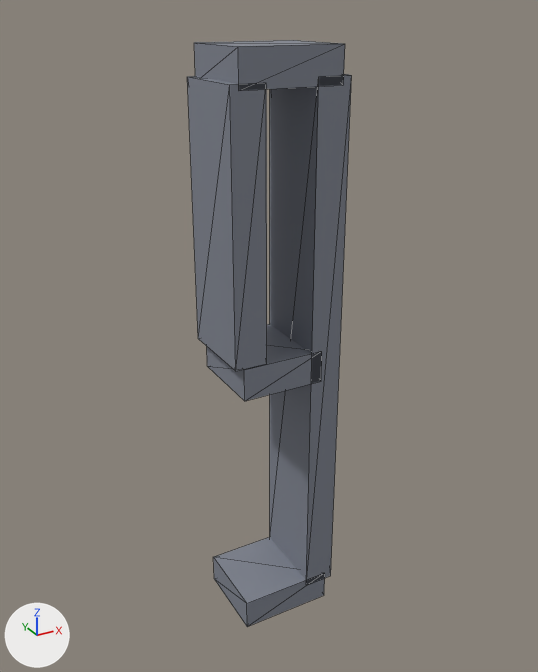
What one commit did to the glTF model app/src/main/assets/models/digit_9.glb.
Both versions are drawn from a 50 mm lens placed at (-3.06, -5.41, 2.63), pointed at (-0.05, 0.05, -0.11). The lights are fixed; the arrows at lower left show +X, +Y and +Z. The first picture is the older version. Mesh edges are drawn as thin lines. Where no turn or scale is listed for an object, it has been applied to the vertices.

Objects in the first picture: 'geometry_0'.
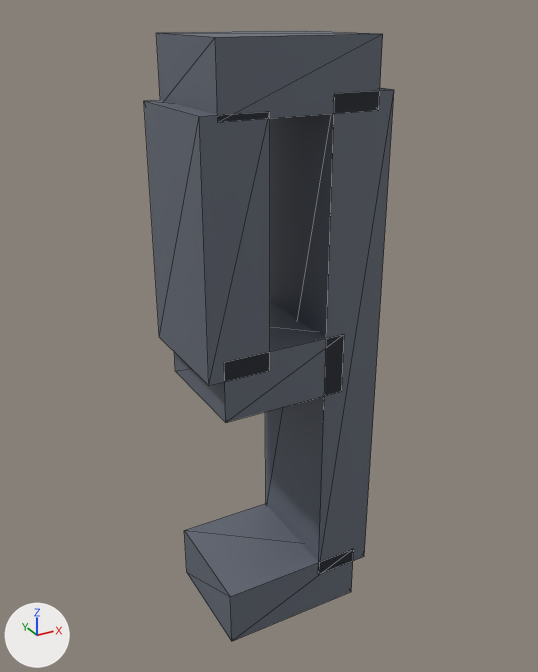
Where the change shows, as pixel boxes [x1, y1, x2, y2] in the pictures (538 x 672 px; the box of a moved part takes in the faces that stretch with it):
'geometry_0', reshaped, recoloured (51% wider): before [187, 40, 352, 627]; after [144, 30, 394, 642]
part 1 of me_geometry_0, moved or reshaped: before [194, 40, 345, 91]; after [156, 30, 383, 122]
part 2 of me_geometry_0, moved or reshaped: before [270, 74, 352, 585]; after [265, 87, 394, 574]
part 3 of me_geometry_0, moved or reshaped: before [213, 537, 325, 627]; after [184, 503, 354, 642]
part 4 of me_geometry_0, moved or reshaped: before [187, 76, 267, 371]; after [144, 100, 270, 386]
part 5 of me_geometry_0, moved or reshaped: before [207, 324, 322, 401]; after [174, 302, 344, 422]
part 6 of me_geometry_0, recoloured: before [187, 40, 352, 627]; after [144, 30, 394, 642]

What changed in the scene script:
```text
Change me_geometry_0:
    used by ob_geometry_0; location = (0.0, 0.0, 0.0)
    remove me_geometry_0.from_pydata(...)  # 40 vertices, 60 faces; spans x -0.61..0.44, y -0.38..0.38, z -2.98..2.38
    add me_geometry_0.from_pydata(...)  # 40 vertices, 60 faces; spans x -0.92..0.73, y -0.55..0.55, z -2.9..2.45
    me_geometry_0 part 1: the loose piece of 8 vertices spanning x -0.54..0.36, y -0.38..0.38, z 2.09..2.38 is scaled about its middle by (1.53, 1.42, 1.86), then moved by (-0.01, 0.0, -0.06)
    me_geometry_0 part 2: the loose piece of 8 vertices spanning x 0.14..0.44, y -0.38..0.38, z -2.75..2.16 is scaled about its middle by (1.86, 1.42, 0.927), then moved by (0.17, 0.0, 0.07)
    me_geometry_0 part 3: the loose piece of 8 vertices spanning x -0.54..0.36, y -0.38..0.38, z -2.98..-2.68 is scaled about its middle by (1.53, 1.42, 1.86), then moved by (-0.01, 0.0, 0.2)
    me_geometry_0 part 4: the loose piece of 8 vertices spanning x -0.61..-0.31, y -0.38..0.38, z -0.14..2.13 is scaled about its middle by (1.86, 1.42, 0.912), then moved by (-0.19, 0.0, -0.08)
    me_geometry_0 part 5: the loose piece of 8 vertices spanning x -0.53..0.24, y -0.38..0.38, z -0.45..-0.15 is scaled about its middle by (1.49, 1.42, 1.86), then moved by (-0.07, 0.0, 0.07)
    me_geometry_0 part 6: 60 faces centred in x -0.61..0.44, y -0.38..0.38, z -2.98..2.38 are repainted in the vertex colours; the middle colour goes from grey #808591 to grey #636975
```
